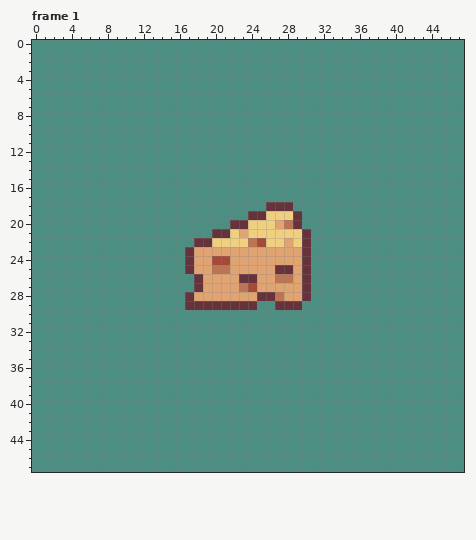
Pixel-art file -- public/assets/graphics/snek-pickups.ase. The first picture shows the starting point.
48x48 pixels, 53 frames. Colours within 5 levels of each other are drawn and written as one. Shown: frame 1. The commit also changed other frames, which this record leaves out.
New version:
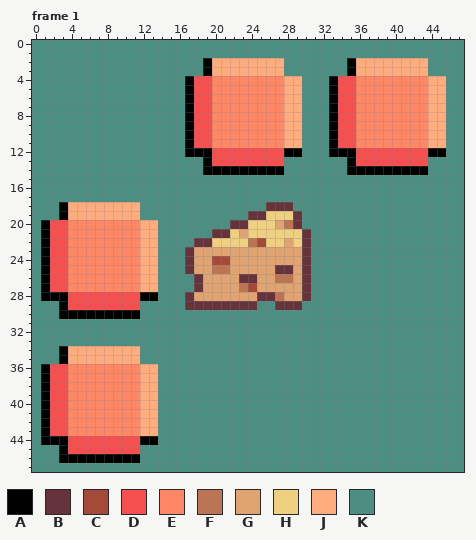
Palette (. is transparent): A #000000  B #66333d  C #a54938  D #f54f4f  E #ff8766  F #bc7554  G #dfa471  H #efd081  J #ffac7f  K #4c8f82
The exact change:
layer "ctx" now shown
--- frame 1, layer "ctx"
@@ x 15..47 @@
  1 KKKKKKKKKKKKKKKKKKKKKKKKKKKKKKKKK
- 2 KKKKKKKKKKKKKKKKKKKKKKKKKKKKKKKKK
- 3 KKKKKKKKKKKKKKKKKKKKKKKKKKKKKKKKK
- 4 KKKKKKKKKKKKKKKKKKKKKKKKKKKKKKKKK
- 5 KKKKKKKKKKKKKKKKKKKKKKKKKKKKKKKKK
- 6 KKKKKKKKKKKKKKKKKKKKKKKKKKKKKKKKK
- 7 KKKKKKKKKKKKKKKKKKKKKKKKKKKKKKKKK
- 8 KKKKKKKKKKKKKKKKKKKKKKKKKKKKKKKKK
- 9 KKKKKKKKKKKKKKKKKKKKKKKKKKKKKKKKK
-10 KKKKKKKKKKKKKKKKKKKKKKKKKKKKKKKKK
-11 KKKKKKKKKKKKKKKKKKKKKKKKKKKKKKKKK
-12 KKKKKKKKKKKKKKKKKKKKKKKKKKKKKKKKK
-13 KKKKKKKKKKKKKKKKKKKKKKKKKKKKKKKKK
-14 KKKKKKKKKKKKKKKKKKKKKKKKKKKKKKKKK
+ 2 KKKKAJJJJJJJJKKKKKKKAJJJJJJJJKKKK
+ 3 KKKKAJJJJJJJJKKKKKKKAJJJJJJJJKKKK
+ 4 KKADDEEEEEEEEJJKKKADDEEEEEEEEJJKK
+ 5 KKADDEEEEEEEEJJKKKADDEEEEEEEEJJKK
+ 6 KKADDEEEEEEEEJJKKKADDEEEEEEEEJJKK
+ 7 KKADDEEEEEEEEJJKKKADDEEEEEEEEJJKK
+ 8 KKADDEEEEEEEEJJKKKADDEEEEEEEEJJKK
+ 9 KKADDEEEEEEEEJJKKKADDEEEEEEEEJJKK
+10 KKADDEEEEEEEEJJKKKADDEEEEEEEEJJKK
+11 KKADDEEEEEEEEJJKKKADDEEEEEEEEJJKK
+12 KKAAADDDDDDDDAAKKKAAADDDDDDDDAAKK
+13 KKKKADDDDDDDDKKKKKKKADDDDDDDDKKKK
+14 KKKKAAAAAAAAAKKKKKKKAAAAAAAAAKKKK
 15 KKKKKKKKKKKKKKKKKKKKKKKKKKKKKKKKK
@@ x 0..15 @@
 17 KKKKKKKKKKKKKKKK
-18 KKKKKKKKKKKKKKKK
-19 KKKKKKKKKKKKKKKK
-20 KKKKKKKKKKKKKKKK
-21 KKKKKKKKKKKKKKKK
-22 KKKKKKKKKKKKKKKK
-23 KKKKKKKKKKKKKKKK
-24 KKKKKKKKKKKKKKKK
-25 KKKKKKKKKKKKKKKK
-26 KKKKKKKKKKKKKKKK
-27 KKKKKKKKKKKKKKKK
-28 KKKKKKKKKKKKKKKK
-29 KKKKKKKKKKKKKKKK
-30 KKKKKKKKKKKKKKKK
+18 KKKAJJJJJJJJKKKK
+19 KKKAJJJJJJJJKKKK
+20 KADDEEEEEEEEJJKK
+21 KADDEEEEEEEEJJKK
+22 KADDEEEEEEEEJJKK
+23 KADDEEEEEEEEJJKK
+24 KADDEEEEEEEEJJKK
+25 KADDEEEEEEEEJJKK
+26 KADDEEEEEEEEJJKK
+27 KADDEEEEEEEEJJKK
+28 KAAADDDDDDDDAAKK
+29 KKKADDDDDDDDKKKK
+30 KKKAAAAAAAAAKKKK
 31 KKKKKKKKKKKKKKKK
@@ x 0..15 @@
 33 KKKKKKKKKKKKKKKK
-34 KKKKKKKKKKKKKKKK
-35 KKKKKKKKKKKKKKKK
-36 KKKKKKKKKKKKKKKK
-37 KKKKKKKKKKKKKKKK
-38 KKKKKKKKKKKKKKKK
-39 KKKKKKKKKKKKKKKK
-40 KKKKKKKKKKKKKKKK
-41 KKKKKKKKKKKKKKKK
-42 KKKKKKKKKKKKKKKK
-43 KKKKKKKKKKKKKKKK
-44 KKKKKKKKKKKKKKKK
-45 KKKKKKKKKKKKKKKK
-46 KKKKKKKKKKKKKKKK
+34 KKKAJJJJJJJJKKKK
+35 KKKAJJJJJJJJKKKK
+36 KADDEEEEEEEEJJKK
+37 KADDEEEEEEEEJJKK
+38 KADDEEEEEEEEJJKK
+39 KADDEEEEEEEEJJKK
+40 KADDEEEEEEEEJJKK
+41 KADDEEEEEEEEJJKK
+42 KADDEEEEEEEEJJKK
+43 KADDEEEEEEEEJJKK
+44 KAAADDDDDDDDAAKK
+45 KKKADDDDDDDDKKKK
+46 KKKAAAAAAAAAKKKK
 47 KKKKKKKKKKKKKKKK
